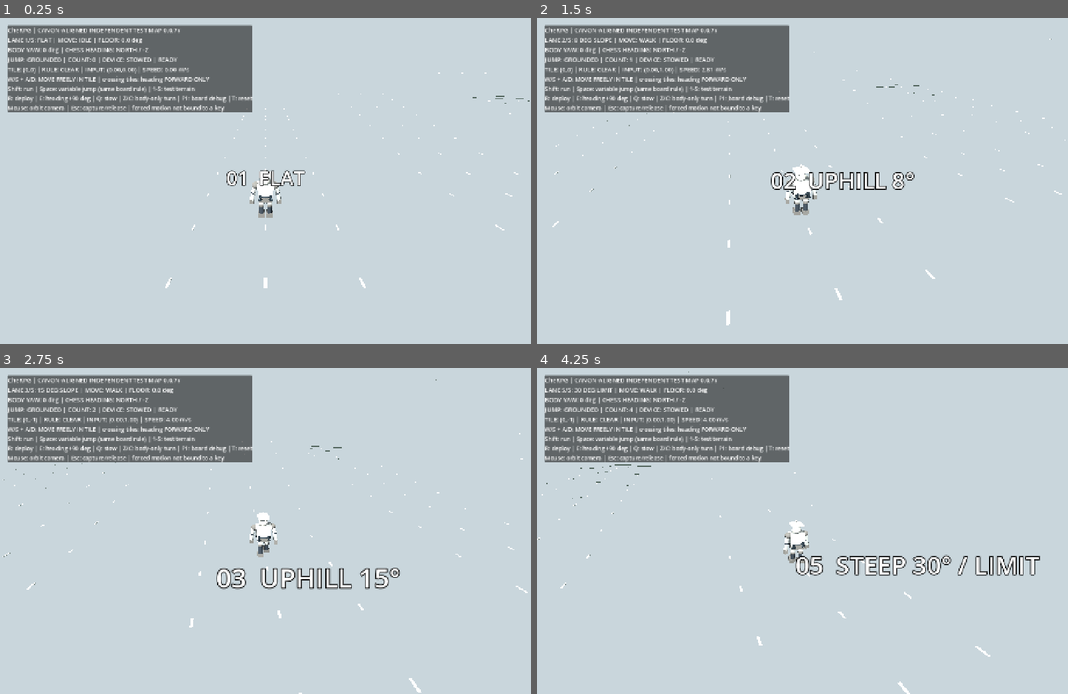
Above: before the commit, frames 1-4 (two rows, left to right).
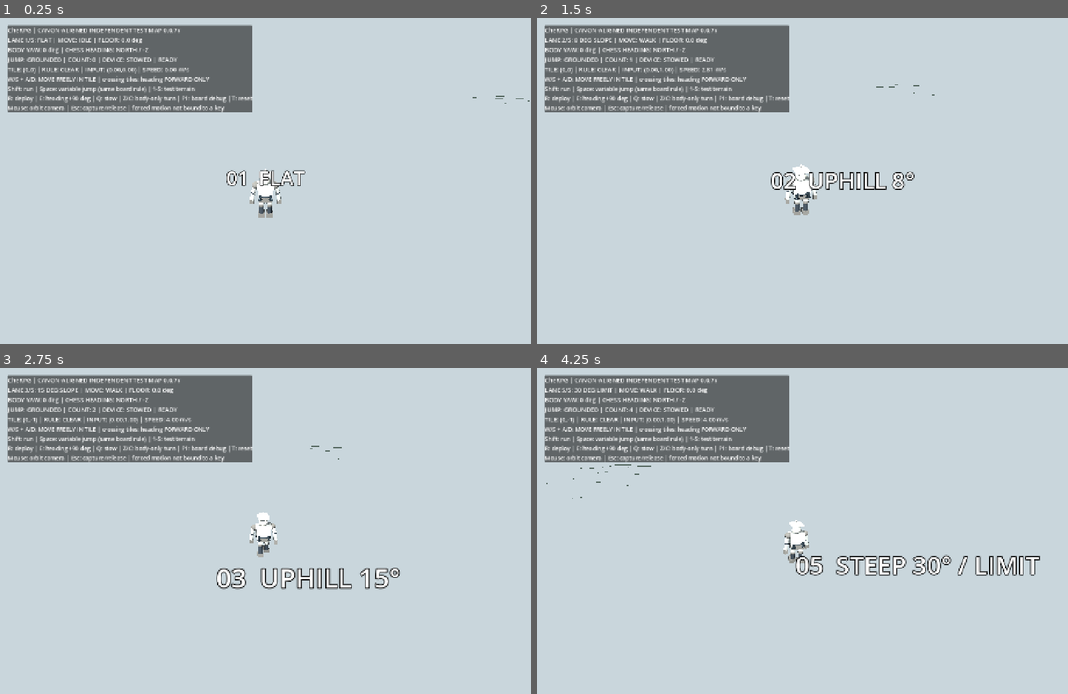
Above: after the commit, the same moments.

Repository: zzunlsj/cherpg
Game: Godot game, scene res://scenes/MotionLab.tscn
The game is run twice, just before and just after one commit, with the same random seed, the same clock (stepped at 60 frames per second) and the same inputs.
Inputs (mouse positions are in pixels of both pictures, inside the frame that each line leads up to):
- Up to frame 1 (0.25 s): no input
- Up to frame 2 (1.5 s): tap Enter at 0.5 s; move the mouse to (829, 181) at 0.52 s; hold W from 0.53 s (still down); tap 1 at 0.6 s; tap Space at 0.77 s; move the mouse to (775, 181) at 1.27 s; tap 2 at 1.35 s
- Up to frame 3 (2.75 s): keep holding W; tap Space at 1.52 s; move the mouse to (276, 524) at 2.02 s; tap 3 at 2.1 s
- Up to frame 4 (4.25 s): keep holding W; move the mouse to (797, 537) at 2.77 s; tap 4 at 2.85 s; tap Space at 3.02, 3.77 s; move the mouse to (839, 534) at 3.52 s; tap 5 at 3.6 s

The runs differ from the first frame. In frame 1, 0.1% of the frame differs, in the area x 31-98%, y 16-83%; in frame 2, 0.2%, in the area x 2-100%, y 6-95%; in frame 3, 0.2%; in frame 4, 0.2%.

Commit message:
feat: hide normally invisible 2m board marks outside debug mode [skip ci]

Diff:
--- a/godot/tests/motion_rotation_lab/scripts/test_lane.gd
+++ b/godot/tests/motion_rotation_lab/scripts/test_lane.gd
@@ -60,9 +60,11 @@
 	add_child(collision)
 	# 2-metre reference tiles, visualization only (no extra collision).
 	for x_value in [-2.0, 0.0, 2.0]:
-		for z_value in range(-12, 13, 2):
+		for z_step in range(-11, 3):
+			var z_value: float = 9.3 + float(z_step) * 2.0
 			var marker := MeshInstance3D.new()
-			marker.name = "TileMark"
+			marker.name = "TileMarkDebug"
+			marker.visible = false
 			var box := BoxMesh.new()
 			box.size = Vector3(0.055, 0.01, 0.26)
 			marker.mesh = box
@@ -71,6 +73,11 @@
 			mm.albedo_color = Color(0.88, 0.9, 0.83, 0.8)
 			marker.material_override = mm
 			add_child(marker)
+
+func set_board_debug_visible(enabled: bool) -> void:
+	for child in get_children():
+		if child is MeshInstance3D and child.name.begins_with("TileMarkDebug"):
+			child.visible = enabled
 
 func _build_labels() -> void:
 	var label := Label3D.new()
